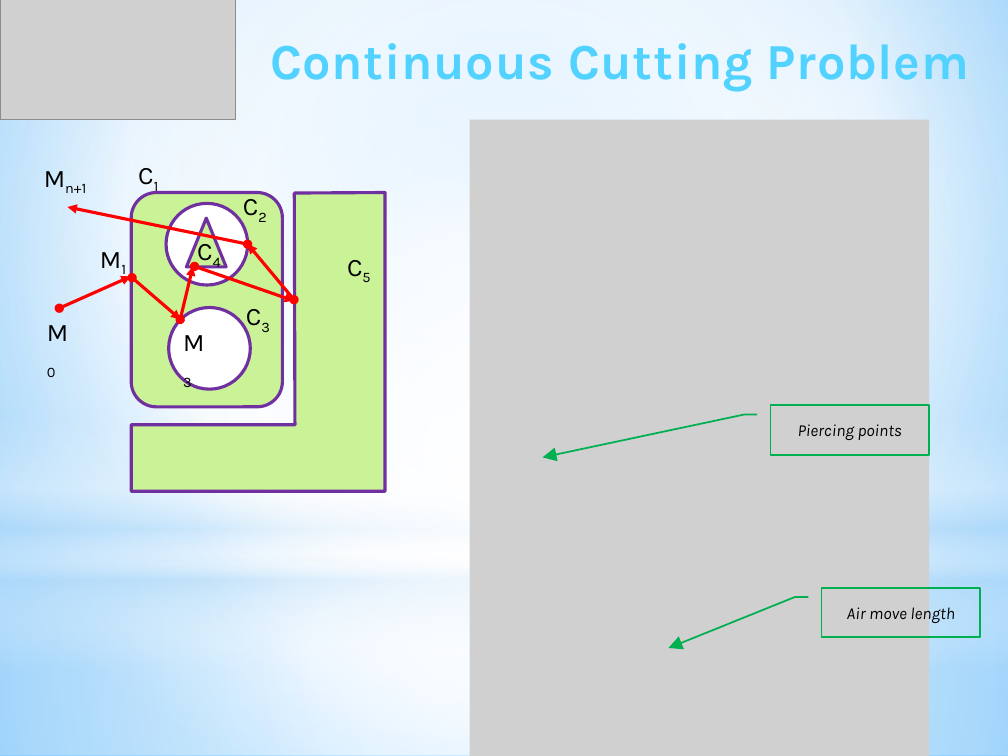
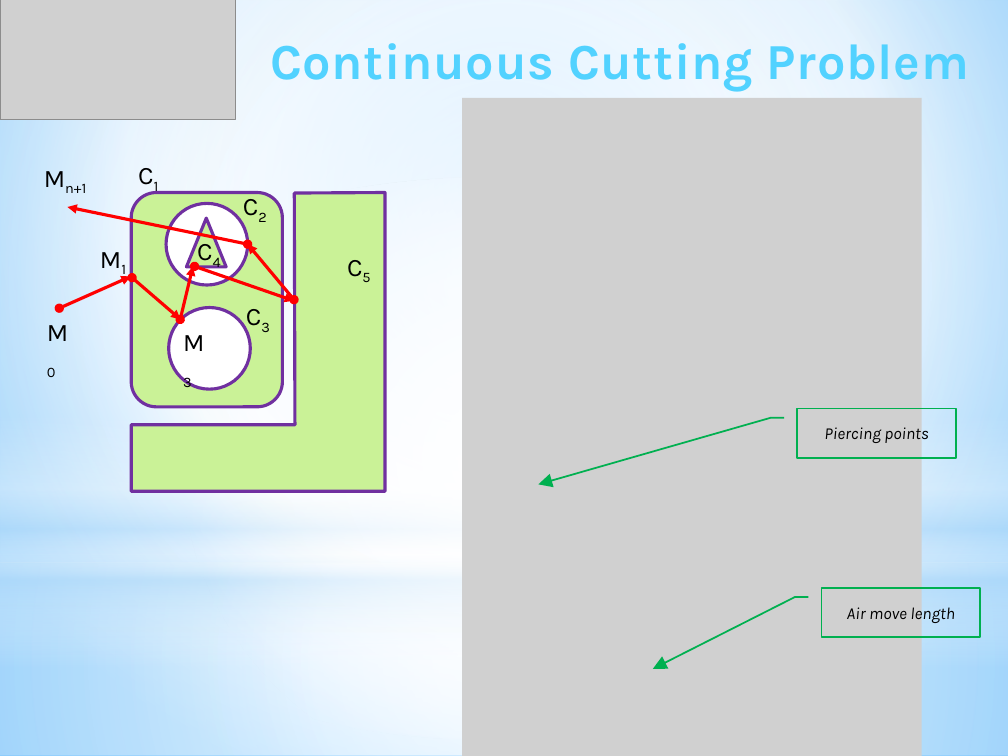
Before and after one commit to ukoloff/LaTeX, a slide deck: slide 7 of motor2019/pptx/Report.pptx (slide 6 before the commit). Drawn at 1008x756 pixels with LibreOffice and Linux fonts; fonts in the diff are those of the drawing; grey boxes stand for pictures. Boxes give left, top, right and bottom in pixels: in the first picture for what was removed or moved away, otherwise in the second. Text is boxed around its words. In the diff, an @@ line names an element or a change of style, - is before the commit and + after.

```diff
--- a/motor2019/pptx/Report.pptx
+++ b/motor2019/pptx/Report.pptx
@@ picture: place and size @@
-picture at (470, 120, 929, 756)
+picture at (463, 98, 922, 756)
@@ border callout "Piercing points" at (797, 408, 956, 458): proportions changed @@
@@ border callout "Piercing points": place and size @@
-border callout "Piercing points" at (770, 405, 928, 455)
+border callout "Piercing points" at (797, 408, 956, 458)
@@ border callout "Air move length" at (822, 588, 980, 637): proportions changed @@
```
Also in this commit, not shown: 3 other slides changed, 1 slide added.
